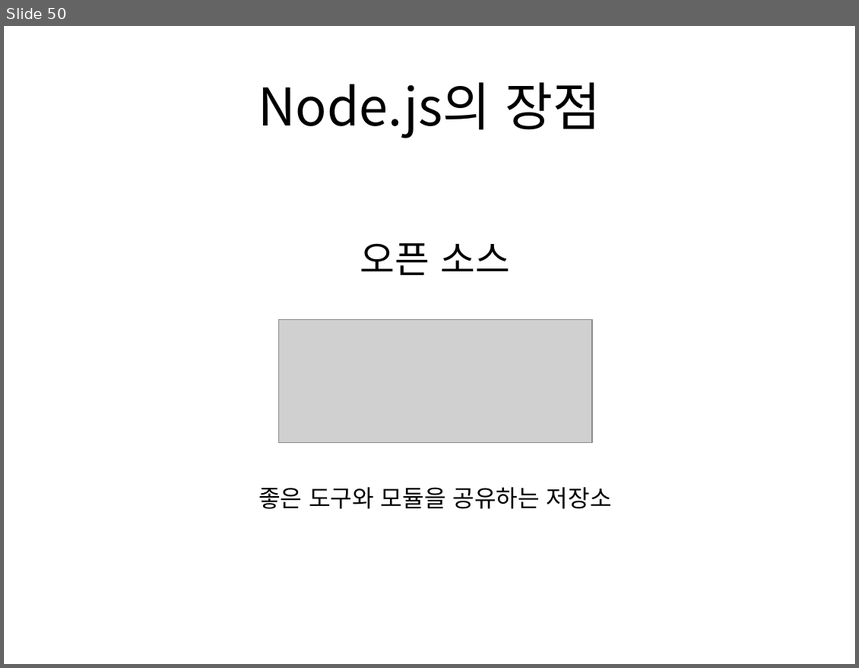
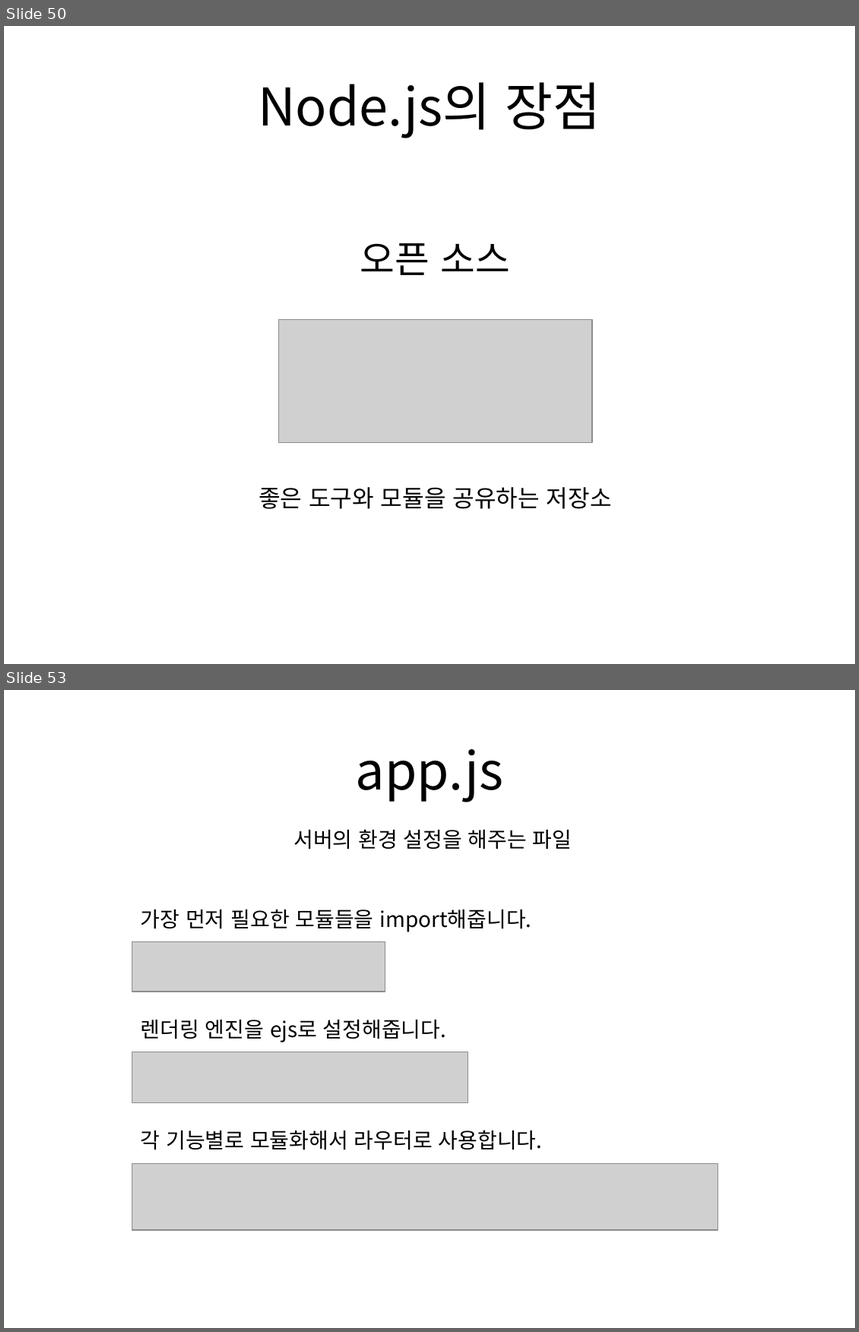
Before and after one commit to momo1108/csl, a slide deck: Algorithm/발표2.pptx. Shown one above the other, each under a label of ours: slide 50 before the commit, slides 50 and 53 after it; the slides between them are not shown. The pictures are 859x668 and 859x1332 pixels, drawn with LibreOffice and Linux fonts; fonts in the diff are those of the drawing; grey boxes stand for pictures. Boxes give left, top, right and bottom in pixels: in the first picture for what was removed or moved away, otherwise in the second. Text is boxed around its words. In the diff, an @@ line names an element or a change of style, - is before the commit and + after.

```diff
--- a/Algorithm/발표2.pptx
+++ b/Algorithm/발표2.pptx
@@ slide 53 added at bbox=[4, 690, 855, 1328], background #FFFFFF @@
@@ text added at bbox=[356, 749, 503, 802], 44 pt, text #000000 @@
+app.js
@@ text added at bbox=[294, 829, 572, 850], 18 pt, text #000000 @@
+서버의 환경 설정을 해주는 파일
@@ text added at bbox=[141, 910, 531, 932], 18 pt, text #000000 @@
+가장 먼저 필요한 모듈들을 import해줍니다.
@@ picture added at bbox=[132, 942, 386, 991] @@
@@ text added at bbox=[141, 1020, 446, 1043], 18 pt, text #000000 @@
+렌더링 엔진을 ejs로 설정해줍니다.
@@ picture added at bbox=[132, 1053, 469, 1103] @@
@@ text added at bbox=[141, 1130, 543, 1151], 18 pt, text #000000 @@
+각 기능별로 모듈화해서 라우터로 사용합니다.
@@ picture added at bbox=[132, 1164, 719, 1230] @@
```
Also in this commit, not shown: 3 slides changed, 2 other slides added.
